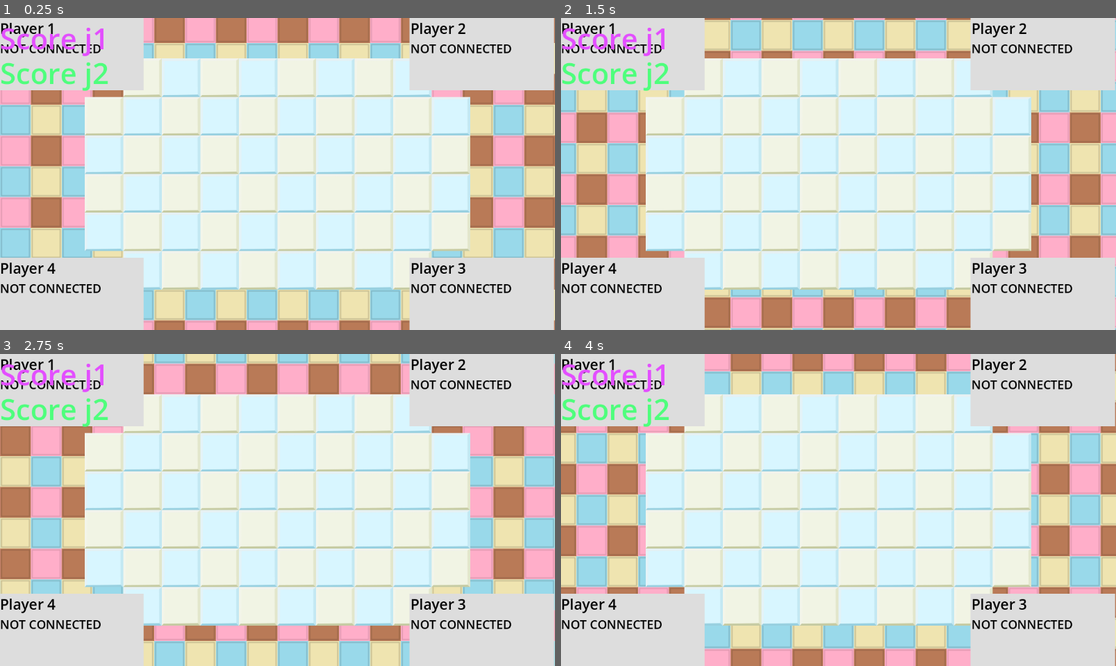
Above: before the commit, frames 1-4 (two rows, left to right).
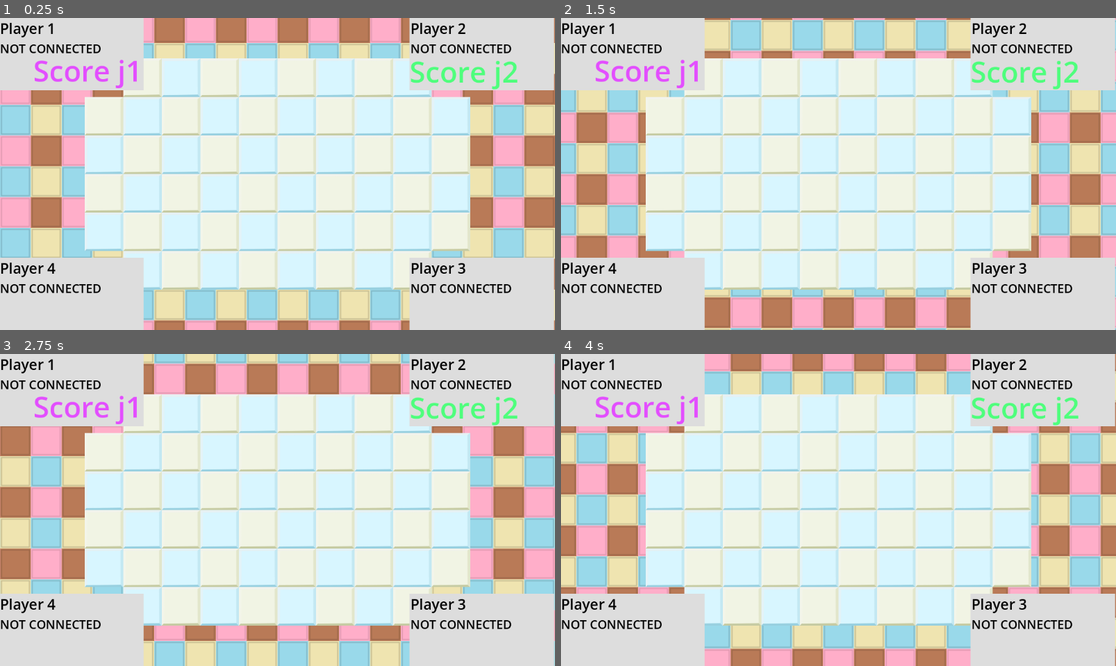
Above: after the commit, the same moments.

Repository: patator62180/GDWL_67
Game: Godot game, scene res://scenes/game/game.tscn
Same seed, same stepped clock (60 frames per second), same inputs: the game is played once before the commit and once after it. This scene is started directly instead of the project's main scene.
Inputs (mouse positions are in pixels of both pictures, inside the frame that each line leads up to):
- Up to frame 1 (0.25 s): no input
- Up to frame 2 (1.5 s): tap Enter (ui_accept) at 0.5, 0.77 s; move the mouse to (960, 158) at 0.52 s; hold Right (right) 0.53-1.28 s; right-click (960, 158) at 0.6 s; click (960, 158) at 0.67 s; move the mouse to (727, 189) at 1.27 s; hold Down (down) from 1.28 s (still down); click (727, 189) at 1.35 s
- Up to frame 3 (2.75 s): tap Enter (ui_accept) at 1.52 s; move the mouse to (333, 441) at 2.02 s; release Down (down) at 2.03 s; hold Right (right) from 2.03 s (still down); right-click (333, 441) at 2.1 s
- Up to frame 4 (4 s): move the mouse to (810, 572) at 2.77 s; release Right (right) at 2.78 s; hold Up (up) 2.78-3.53 s; click (810, 572) at 2.85 s; tap Enter (ui_accept) at 3.02, 3.77 s; move the mouse to (1005, 556) at 3.52 s; hold Left (left) from 3.53 s (still down); right-click (1005, 556) at 3.6 s

The runs differ from the first frame. In frame 1, 1.8% of the frame differs, in the area x 0-94%, y 3-24%; in frame 2, 1.8%; in frame 3, 1.8%; in frame 4, 1.8%.
Error in both runs: Invalid access to property or key 'peer_player_joined' on a base object of type 'Nil'. (res://scenes/game/game.gd:21)

Commit message:
fix hud merge

Diff:
--- a/scenes/HUD/hud.gd
+++ b/scenes/HUD/hud.gd
@@ -1,6 +1,9 @@
 extends CanvasLayer
 
 @export var player_cards: Array[PlayerCard]
+@export var PlayerManager0: PlayerManager
+@export var PlayerManager1: PlayerManager
+
 
 func set_winning_label(isWinning : bool):
     $YouWinLabel.visible = isWinning
--- a/scenes/HUD/hud.tscn
+++ b/scenes/HUD/hud.tscn
@@ -1,7 +1,9 @@
-[gd_scene load_steps=5 format=3 uid="uid://biqj0t60x1dv0"]
+[gd_scene load_steps=9 format=3 uid="uid://biqj0t60x1dv0"]
 
 [ext_resource type="PackedScene" uid="uid://biumy12wvsfs5" path="res://scenes/player_card/player_card.tscn" id="1_0lgt1"]
 [ext_resource type="Script" path="res://scenes/HUD/hud.gd" id="1_wj8wa"]
+[ext_resource type="Script" path="res://scenes/game/ScoreControl.gd" id="3_og24l"]
+[ext_resource type="Shader" path="res://scenes/game/scoreHueJ1.gdshader" id="4_wnq48"]
 
 [sub_resource type="LabelSettings" id="LabelSettings_hyrud"]
 font_size = 50
@@ -14,6 +16,14 @@
 font_color = Color(1, 0, 0, 1)
 outline_size = 5
 outline_color = Color(0, 0, 0, 1)
+
+[sub_resource type="ShaderMaterial" id="ShaderMaterial_p7vvi"]
+shader = ExtResource("4_wnq48")
+shader_parameter/Shift_Hue = 0.225
+
+[sub_resource type="ShaderMaterial" id="ShaderMaterial_0fcvg"]
+shader = ExtResource("4_wnq48")
+shader_parameter/Shift_Hue = null
 
 [node name="HUD" type="CanvasLayer" node_paths=PackedStringArray("player_cards")]
 script = ExtResource("1_wj8wa")
@@ -121,3 +131,34 @@
 label_settings = SubResource("LabelSettings_2m1vi")
 horizontal_alignment = 1
 vertical_alignment = 1
+
+[node name="Control" type="Control" parent="."]
+layout_mode = 3
+anchors_preset = 0
+offset_right = 40.0
+offset_bottom = 40.0
+script = ExtResource("3_og24l")
+
+[node name="Score J1" type="Label" parent="Control"]
+unique_name_in_owner = true
+material = SubResource("ShaderMaterial_p7vvi")
+layout_mode = 0
+offset_left = 69.0
+offset_top = 67.0
+offset_right = 297.0
+offset_bottom = 150.0
+theme_override_colors/font_color = Color(1, 0.709804, 0.305882, 1)
+theme_override_font_sizes/font_size = 60
+text = "Score j1"
+
+[node name="Score J2" type="Label" parent="Control"]
+unique_name_in_owner = true
+material = SubResource("ShaderMaterial_0fcvg")
+layout_mode = 0
+offset_left = 850.0
+offset_top = 69.0
+offset_right = 1078.0
+offset_bottom = 152.0
+theme_override_colors/font_color = Color(1, 0.709804, 0.305882, 1)
+theme_override_font_sizes/font_size = 60
+text = "Score j2"
--- a/scenes/game/ScoreControl.gd
+++ b/scenes/game/ScoreControl.gd
@@ -1,9 +1,6 @@
 extends Control
-
-@export var PlayerManager0: PlayerManager
-@export var PlayerManager1: PlayerManager
 
 
 func _ready():
-    %"Score J1".material.set_shader_parameter("Shift_Hue", PlayerManager0.modulateFaceColor)
-    %"Score J2".material.set_shader_parameter("Shift_Hue", PlayerManager1.modulateFaceColor)
+    %"Score J1".material.set_shader_parameter("Shift_Hue", get_parent().PlayerManager0.modulateFaceColor)
+    %"Score J2".material.set_shader_parameter("Shift_Hue", get_parent().PlayerManager1.modulateFaceColor)
--- a/scenes/game/game.tscn
+++ b/scenes/game/game.tscn
@@ -1,184 +1,28 @@
-[gd_scene load_steps=17 format=3 uid="uid://dswfe7yyh4daq"]
+[gd_scene load_steps=11 format=3 uid="uid://dswfe7yyh4daq"]
 
 [ext_resource type="Script" path="res://scenes/game/game.gd" id="1_jy7t4"]
-[ext_resource type="PackedScene" uid="uid://biumy12wvsfs5" path="res://scenes/player_card/player_card.tscn" id="2_7n88y"]
 [ext_resource type="PackedScene" uid="uid://fceu5xy8mw51" path="res://scenes/player_manager/player_manager.tscn" id="3_6h5xp"]
 [ext_resource type="PackedScene" uid="uid://b81kmauxqg4ws" path="res://scenes/background/background.tscn" id="3_qtcvc"]
 [ext_resource type="Script" path="res://scenes/game/hazard_mananger.gd" id="3_vmlt8"]
+[ext_resource type="PackedScene" uid="uid://biqj0t60x1dv0" path="res://scenes/HUD/hud.tscn" id="4_df5lj"]
 [ext_resource type="Script" path="res://scenes/grid/grid.gd" id="5_0p7w5"]
-[ext_resource type="Shader" path="res://scenes/game/scoreHueJ1.gdshader" id="5_2150g"]
 [ext_resource type="TileSet" uid="uid://dpgv8vcohuucb" path="res://tile_sets/level1.tres" id="5_quoa4"]
-[ext_resource type="Script" path="res://scenes/game/ScoreControl.gd" id="5_xb61y"]
 [ext_resource type="TileSet" uid="uid://baqdshuahgp71" path="res://tile_sets/selection.tres" id="6_owf1v"]
 [ext_resource type="TileSet" uid="uid://wxknivquryt0" path="res://tile_sets/walls.tres" id="8_5prta"]
 [ext_resource type="PackedScene" uid="uid://ddsgdn7jinj07" path="res://scenes/host/host.tscn" id="8_va0h3"]
 
-[sub_resource type="LabelSettings" id="LabelSettings_hyrud"]
-font_size = 50
-font_color = Color(0.329412, 1, 0.356863, 1)
-outline_size = 5
-outline_color = Color(0, 0, 0, 1)
-
-[sub_resource type="LabelSettings" id="LabelSettings_2m1vi"]
-font_size = 50
-font_color = Color(1, 0, 0, 1)
-outline_size = 5
-outline_color = Color(0, 0, 0, 1)
-
-[sub_resource type="ShaderMaterial" id="ShaderMaterial_p7vvi"]
-shader = ExtResource("5_2150g")
-shader_parameter/Shift_Hue = 0.225
-
-[sub_resource type="ShaderMaterial" id="ShaderMaterial_0fcvg"]
-shader = ExtResource("5_2150g")
-shader_parameter/Shift_Hue = null
-
-[node name="Game" type="Node2D" node_paths=PackedStringArray("host_root", "player_characters", "player_cards", "grid", "you_won_label", "you_lost_label")]
+[node name="Game" type="Node2D" node_paths=PackedStringArray("host_root", "player_characters", "grid")]
 script = ExtResource("1_jy7t4")
 host_scene = ExtResource("8_va0h3")
 host_root = NodePath("Hosts")
 player_characters = [NodePath("PlayerManager0"), NodePath("PlayerManager1"), NodePath("PlayerManager2"), NodePath("PlayerManager3")]
-player_cards = [NodePath("HUD/PlayerCards/PlayerCard0Anchor/PlayerCard0"), NodePath("HUD/PlayerCards/PlayerCard1Anchor/PlayerCard1"), NodePath("HUD/PlayerCards/PlayerCard2Anchor/PlayerCard2"), NodePath("HUD/PlayerCards/PlayerCard3Anchor/PlayerCard3")]
 grid = NodePath("Grid")
-you_won_label = NodePath("HUD/YouWinLabel")
-you_lost_label = NodePath("HUD/YouLostLabel")
 
 [node name="Background" parent="." instance=ExtResource("3_qtcvc")]
 
-[node name="HUD" type="CanvasLayer" parent="."]
-
-[node name="PlayerCards" type="Control" parent="HUD"]
-layout_mode = 3
-anchors_preset = 15
-anchor_right = 1.0
-anchor_bottom = 1.0
-grow_horizontal = 2
-grow_vertical = 2
-
-[node name="PlayerCard0Anchor" type="Control" parent="HUD/PlayerCards"]
-layout_mode = 1
-anchors_preset = 0
-offset_left = 150.0
-offset_top = 75.0
-offset_right = 150.0
-offset_bottom = 75.0
-
-[node name="PlayerCard0" parent="HUD/PlayerCards/PlayerCard0Anchor" instance=ExtResource("2_7n88y")]
-layout_mode = 1
-
-[node name="PlayerCard1Anchor" type="Control" parent="HUD/PlayerCards"]
-layout_mode = 1
-anchors_preset = 1
-anchor_left = 1.0
-anchor_right = 1.0
-offset_left = -150.0
-offset_top = 75.0
-offset_right = -150.0
-offset_bottom = 75.0
-grow_horizontal = 0
-
-[node name="PlayerCard1" parent="HUD/PlayerCards/PlayerCard1Anchor" instance=ExtResource("2_7n88y")]
-layout_mode = 1
-player_index = 1
-
-[node name="PlayerCard2Anchor" type="Control" parent="HUD/PlayerCards"]
-layout_mode = 1
-anchors_preset = 3
-anchor_left = 1.0
-anchor_top = 1.0
-anchor_right = 1.0
-anchor_bottom = 1.0
-offset_left = -150.0
-offset_top = -75.0
-offset_right = -150.0
-offset_bottom = -75.0
-grow_horizontal = 0
-grow_vertical = 0
-
-[node name="PlayerCard2" parent="HUD/PlayerCards/PlayerCard2Anchor" instance=ExtResource("2_7n88y")]
-layout_mode = 1
-player_index = 2
-
-[node name="PlayerCard3Anchor" type="Control" parent="HUD/PlayerCards"]
-layout_mode = 1
-anchors_preset = 2
-anchor_top = 1.0
-anchor_bottom = 1.0
-offset_left = 150.0
-offset_top = -75.0
-offset_right = 150.0
-offset_bottom = -75.0
-grow_vertical = 0
-
-[node name="PlayerCard3" parent="HUD/PlayerCards/PlayerCard3Anchor" instance=ExtResource("2_7n88y")]
-layout_mode = 1
-player_index = 3
-
-[node name="YouWinLabel" type="Label" parent="HUD"]
-visible = false
-anchors_preset = 8
-anchor_left = 0.5
-anchor_top = 0.5
-anchor_right = 0.5
-anchor_bottom = 0.5
-offset_left = -118.0
-offset_top = -11.5
-offset_right = 118.0
-offset_bottom = 11.5
-grow_horizontal = 2
-grow_vertical = 2
-text = "YOOU WONNN (TROTP FRORT)"
-label_settings = SubResource("LabelSettings_hyrud")
-horizontal_alignment = 1
-vertical_alignment = 1
-
-[node name="YouLostLabel" type="Label" parent="HUD"]
-visible = false
-anchors_preset = 8
-anchor_left = 0.5
-anchor_top = 0.5
-anchor_right = 0.5
-anchor_bottom = 0.5
-offset_left = -118.0
-offset_top = -11.5
-offset_right = 118.0
-offset_bottom = 11.5
-grow_horizontal = 2
-grow_vertical = 2
-text = "YOU LOSE TORP BAD WEESH"
-label_settings = SubResource("LabelSettings_2m1vi")
-horizontal_alignment = 1
-vertical_alignment = 1
-
-[node name="Control" type="Control" parent="HUD" node_paths=PackedStringArray("PlayerManager0", "PlayerManager1")]
-layout_mode = 3
-anchors_preset = 0
-offset_right = 40.0
-offset_bottom = 40.0
-script = ExtResource("5_xb61y")
-PlayerManager0 = NodePath("../../PlayerManager0")
-PlayerManager1 = NodePath("../../PlayerManager1")
-
-[node name="Score J1" type="Label" parent="HUD/Control"]
-unique_name_in_owner = true
-material = SubResource("ShaderMaterial_p7vvi")
-layout_mode = 0
-offset_right = 40.0
-offset_bottom = 23.0
-theme_override_colors/font_color = Color(1, 0.709804, 0.305882, 1)
-theme_override_font_sizes/font_size = 60
-text = "Score j1"
-
-[node name="Score J2" type="Label" parent="HUD/Control"]
-unique_name_in_owner = true
-material = SubResource("ShaderMaterial_0fcvg")
-layout_mode = 0
-offset_top = 72.0
-offset_right = 228.0
-offset_bottom = 155.0
-theme_override_colors/font_color = Color(1, 0.709804, 0.305882, 1)
-theme_override_font_sizes/font_size = 60
-text = "Score j2"
+[node name="HUD" parent="." node_paths=PackedStringArray("PlayerManager0", "PlayerManager1") instance=ExtResource("4_df5lj")]
+PlayerManager0 = NodePath("../PlayerManager0")
+PlayerManager1 = NodePath("../PlayerManager1")
 
 [node name="HazardManager" type="Node2D" parent="." node_paths=PackedStringArray("tile_map")]
 script = ExtResource("3_vmlt8")
